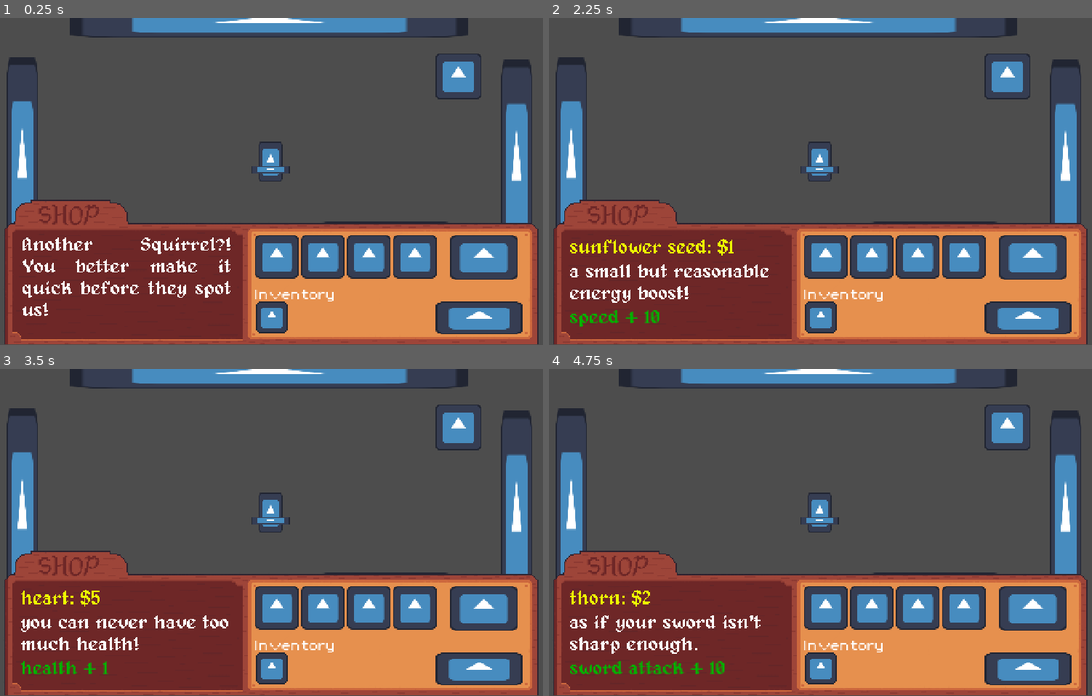
Above: before the commit, frames 1-4 (two rows, left to right).
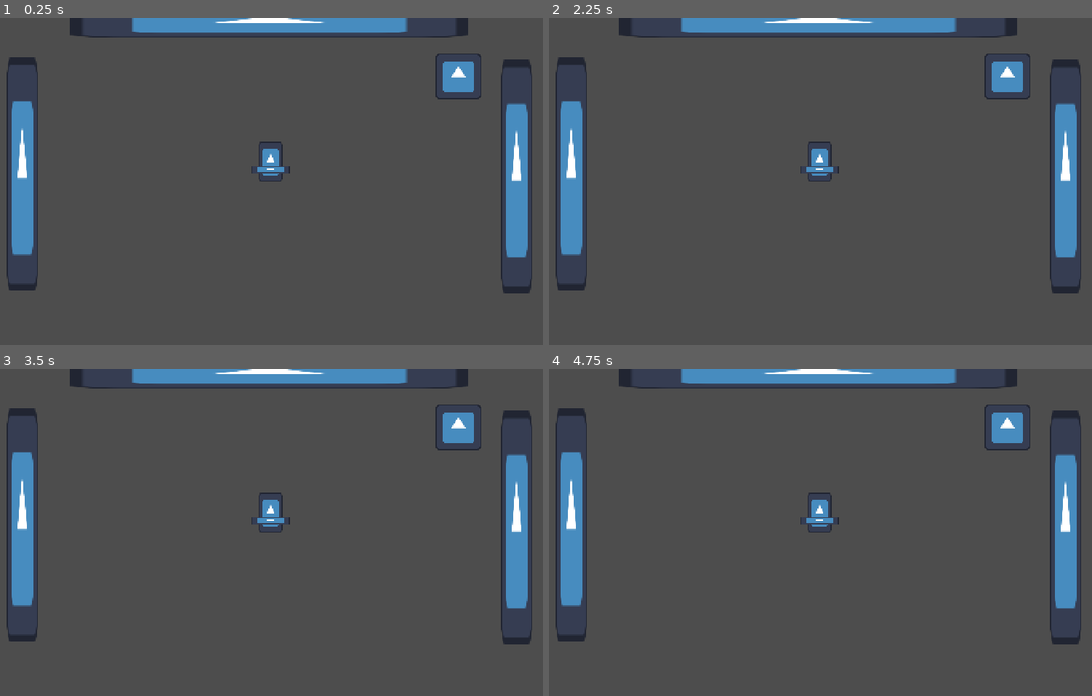
Above: after the commit, the same moments.

Repository: kikis05/SquirrelGame
Game: Godot game, scene res://scenes/main.tscn
Same seed, same stepped clock (60 frames per second), same inputs: the game is played once before the commit and once after it. The engine's default icon, where the game draws it, is replaced by a stand-in: a white triangle on a blue panel in a dark square.
Inputs (mouse positions are in pixels of both pictures, inside the frame that each line leads up to):
- Up to frame 1 (0.25 s): no input
- Up to frame 2 (2.25 s): click (804, 318) at 0.52 s; click (1021, 253) at 1.27 s; click (804, 259) at 2.02 s
- Up to frame 3 (3.5 s): click (298, 610) at 2.77 s
- Up to frame 4 (4.75 s): click (896, 610) at 3.52 s; click (939, 610) at 4.27 s

The runs differ from the first frame. In frame 1, 35% of the frame differs, in the area x 0-100%, y 55-100%; in frame 2, 35%; in frame 3, 35%; in frame 4, 35%.

Commit message:
shop changes

Diff:
--- a/scenes/main.tscn
+++ b/scenes/main.tscn
@@ -1,9 +1,8 @@
-[gd_scene load_steps=5 format=3 uid="uid://df3pjjjqdan63"]
+[gd_scene load_steps=4 format=3 uid="uid://df3pjjjqdan63"]
 
 [ext_resource type="PackedScene" uid="uid://ctdj7k4cwb4f6" path="res://entities/player/player.tscn" id="1_o5qli"]
 [ext_resource type="Texture2D" uid="uid://c3ihirpd8epus" path="res://icon.svg" id="2_0wfyh"]
 [ext_resource type="PackedScene" uid="uid://cu3p58x0nnbyr" path="res://enemy.tscn" id="3_sugp2"]
-[ext_resource type="PackedScene" uid="uid://b40ev3jflvlam" path="res://shop.tscn" id="4_jyhfs"]
 
 [node name="Main" type="Node"]
 
@@ -29,6 +28,3 @@
 
 [node name="Enemy" parent="." instance=ExtResource("3_sugp2")]
 position = Vector2(395, 48)
-
-[node name="Shop" parent="." instance=ExtResource("4_jyhfs")]
-position = Vector2(334, 238)
